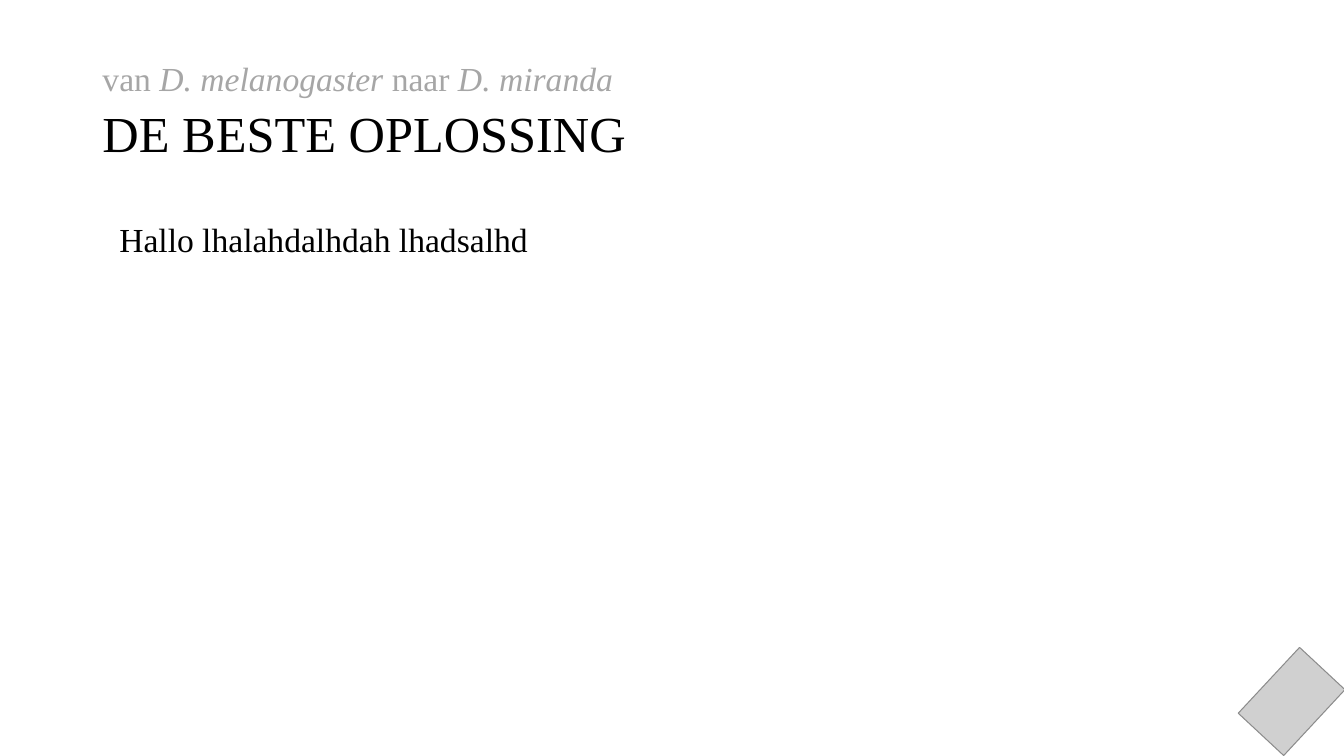
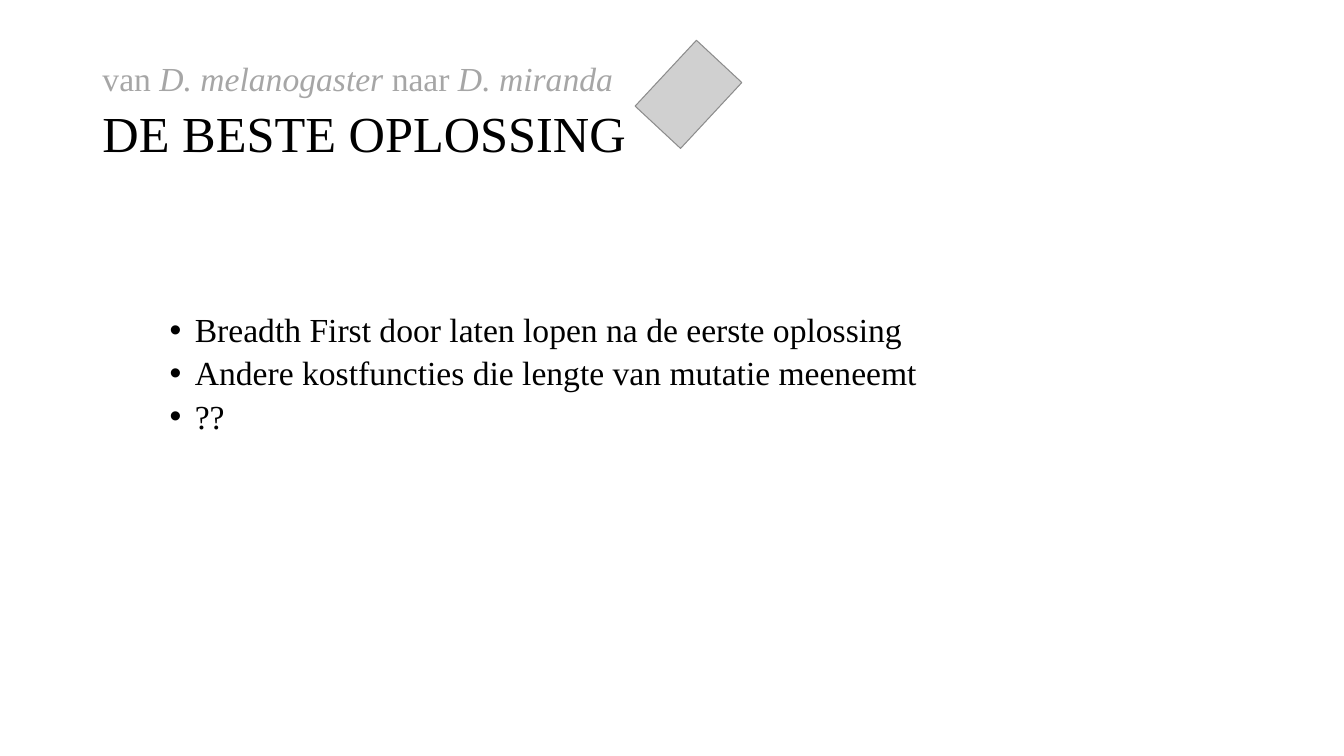
Before and after one commit to Leanderrr/fruitvliegen, a slide deck: slide 15 of verslaglegging en presentaties/Powerpont 1.pptx (slide 10 before the commit). Drawn at 1344x756 pixels with LibreOffice and Linux fonts; fonts in the diff are those of the drawing; grey boxes stand for pictures. Boxes give left, top, right and bottom in pixels: in the first picture for what was removed or moved away, otherwise in the second. Text is boxed around its words. In the diff, an @@ line names an element or a change of style, - is before the commit and + after.

```diff
--- a/verslaglegging en presentaties/Powerpont 1.pptx
+++ b/verslaglegging en presentaties/Powerpont 1.pptx
@@ picture: place and size @@
-picture at [1239, 648, 1344, 756]
+picture at [635, 41, 742, 149]
@@ text at [195, 318, 917, 392]: text changed @@
-Hallo lhalahdalhdah lhadsalhd
+  • Breadth First door laten lopen na de eerste oplossing
+  • Andere kostfuncties die lengte van mutatie meeneemt
+  • ??
```
Also in this commit, not shown: 8 slides added, 3 slides removed.
